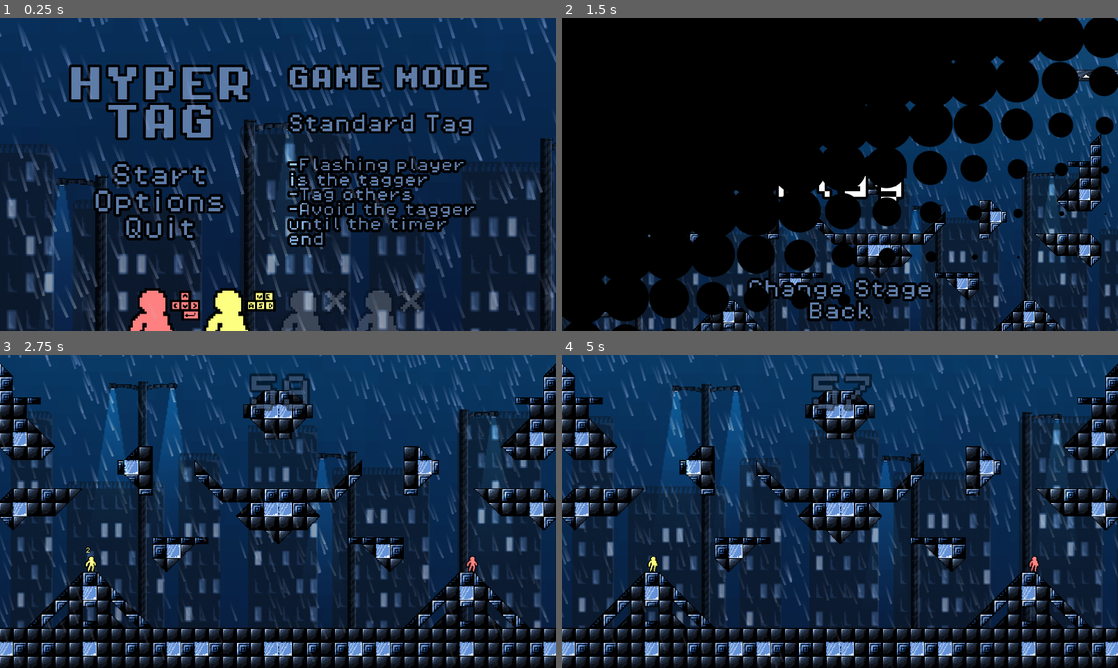
Above: before the commit, frames 1-4 (two rows, left to right).
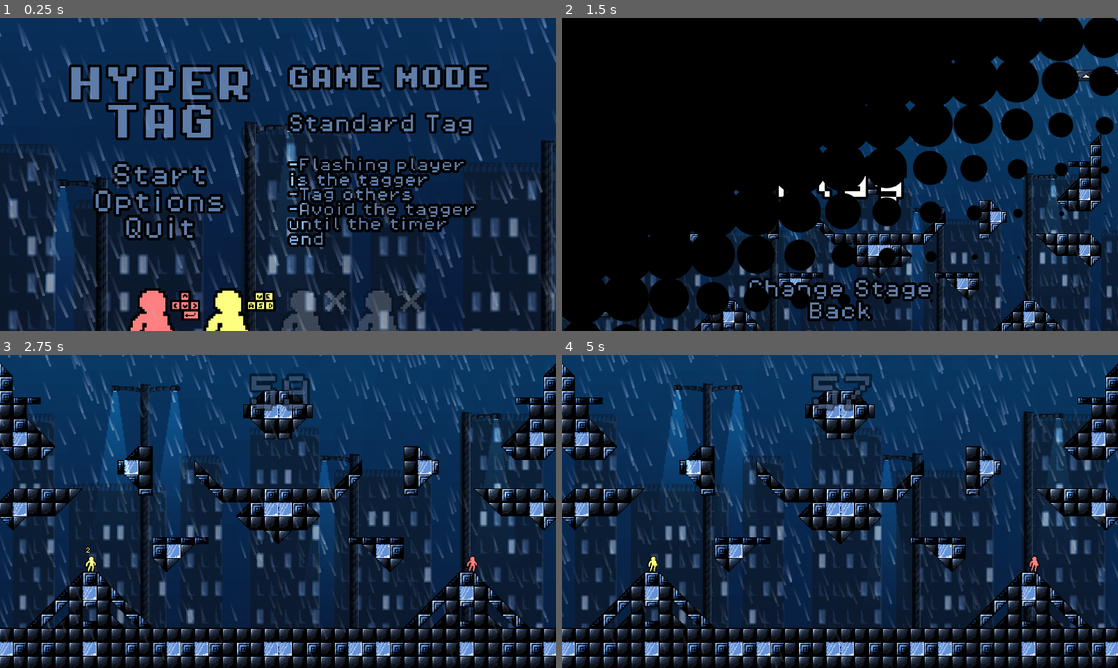
Above: after the commit, the same moments.

Repository: Lipsum27/HyperTag
Game: Godot game, scene res://Scenes/main_menu.tscn
Two runs of this game, one before a commit and one after it. Both use one fixed random seed, a clock stepped at 60 frames per second and the inputs below.
Inputs (mouse positions are in pixels of both pictures, inside the frame that each line leads up to):
- Up to frame 1 (0.25 s): no input
- Up to frame 2 (1.5 s): click "Start" at 0.5 s; click "Play" at 1.25 s
- Up to frame 3 (2.75 s): move the mouse to (400, 495) at 2.02 s
- Up to frame 4 (5 s): move the mouse to (728, 527) at 2.77 s; move the mouse to (895, 442) at 3.52 s; move the mouse to (812, 574) at 4.27 s

The runs differ from the first frame. In frame 1, 2.9% of the frame differs, in the area x 1-100%, y 32-100%; in frame 2, 3.3%; in frame 3, 8.1%; in frame 4, 8.8%, in the area x 1-100%, y 8-88%.

Commit message:
slowed down background

Diff:
--- a/Scripts/background.gd
+++ b/Scripts/background.gd
@@ -26,7 +26,7 @@
 		sin_values.append(randf_range(0.005, 0.02))
 
 	for i in range(6):
-		sin_values.append(randf_range(-20, -5))
+		sin_values.append(randf_range(-5, 5))
 
 func _process(delta: float) -> void:
 	get_node("Rain").visible = globalScript.rain # rain toggle
